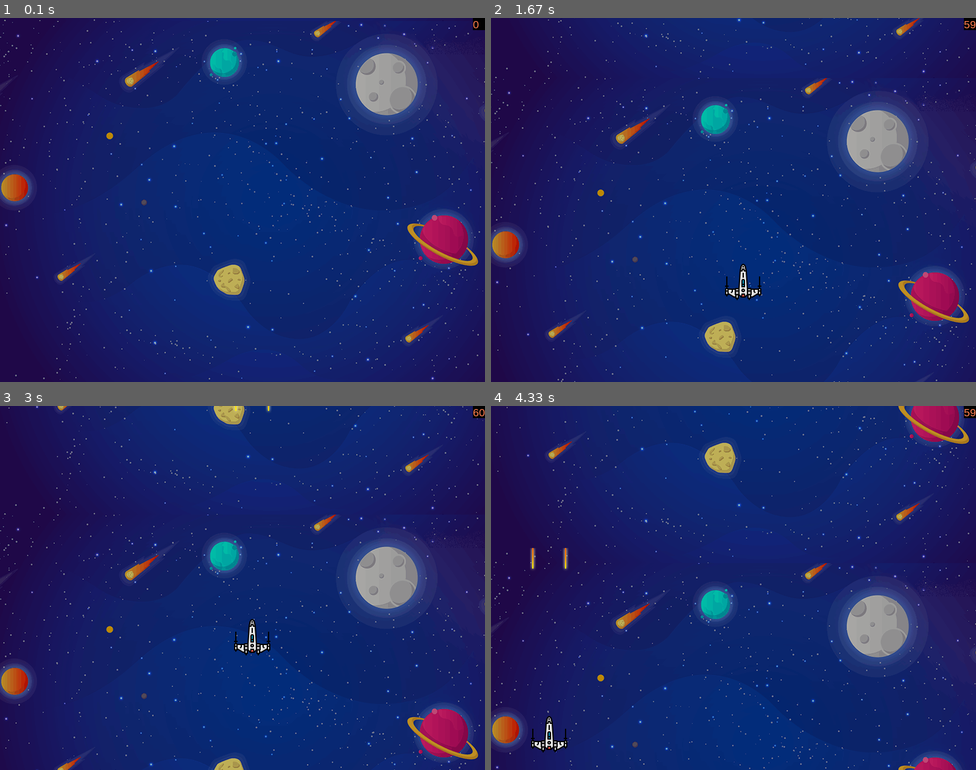
Above: before the commit, frames 1-4 (two rows, left to right).
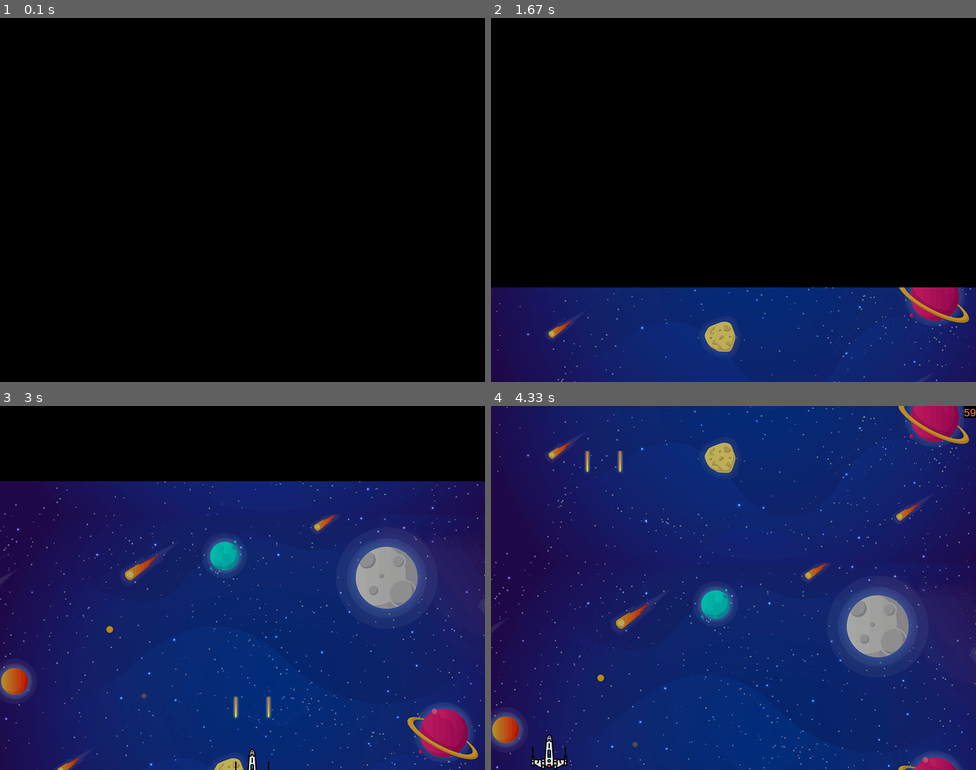
Above: after the commit, the same moments.

Repository: blamerra/pySpaceInvaders
Game: pygame game, started from main.py
The game is run twice, just before and just after one commit, with the same random seed, the same clock (stepped at 60 frames per second) and the same inputs.
Inputs:
- Up to frame 1 (0.1 s): no input
- Up to frame 2 (1.67 s): tap Space at 0.33 s
- Up to frame 3 (3 s): tap Space at 1.67, 2.57, 2.87 s
- Up to frame 4 (4.33 s): hold Left 3.5-4.03 s; tap Space at 3.57, 3.87, 4.13 s; hold Down from 4.07 s (still down)

The runs differ from the first frame. In frame 1, 100% of the frame differs, in the area x 0-100%, y 0-100%; in frame 2, 74%; in frame 3, 21%; in frame 4, 0.8%.

Commit message:
frontend animation

Diff:
--- a/game.py
+++ b/game.py
@@ -2,6 +2,7 @@
 from settings import Settings
 from sprites.audio import Audio
 from sprites.background import Background
+from sprites.frontend import Frontend
 from sprites.bullet import Bullet
 from sprites.player import Player
 from sprites.fps import Fps
@@ -27,10 +28,11 @@
         self.audio = Audio()
         self.bullet = Bullet()
         self.background = Background()
+        self.frontend = Frontend(self.screen)
         self.fps = Fps()
         self.player = Player()
         self.sprites = pygame.sprite.Group()
-        self.sprites.add(self.audio, self.background, self.bullet, self.player, self.fps)
+        self.sprites.add(self.audio, self.background, self.bullet, self.player, self.fps, self.frontend)
 
         # Main loop running variables
         self.running = 1
@@ -45,8 +47,6 @@
             if event.type == pygame.KEYDOWN:
                 if event.key == self.SETTINGS.shortcut_pause:
                     self.pause = not self.pause
-                if event.key == self.SETTINGS.shortcut_background_scroll_pause:
-                    self.background.pause()
                 if event.key == self.SETTINGS.shortcut_fire:
                     self.bullet.fire(self.player.rect.x, self.player.rect.y)
 
--- a/sprites/audio.py
+++ b/sprites/audio.py
@@ -30,8 +30,6 @@
         play_sound = True if random() < self.SETTINGS.player_sound_random_probability else False
 
         if play_sound and ((pygame.time.get_ticks() - self.sound_last_play_time) > self.sound_delay):
-            print("SOUND: " + str(self.sound_index))
-
             self.current_sound.stop()
             self.current_sound = pygame.mixer.Sound(self.sounds[self.sound_index])
             self.current_sound.set_volume(self.SETTINGS.player_sound_random_volume)
--- /dev/null
+++ b/sprites/frontend.py
@@ -0,0 +1,25 @@
+import pygame
+from settings import Settings
+
+
+class Frontend(pygame.sprite.Sprite):
+    SETTINGS = Settings()
+
+    def __init__(self, screen):
+        super().__init__()
+
+        color_black = (0, 0, 0)
+        self.rectangle_height = self.SETTINGS.screen_height
+
+        # Create transparent surface
+        self.image = pygame.Surface((self.SETTINGS.screen_width, (self.SETTINGS.screen_height * 2))).convert_alpha()
+        self.image.fill((0, 0, 0, 0))
+        rectangle = pygame.Rect(0, 0, self.SETTINGS.screen_width, self.rectangle_height * 1.4)
+        self.rect = pygame.draw.rect(self.image, color_black, rectangle)
+
+        # Animation seed
+        self.speed = 4
+
+    def update(self):
+        if self.rect.y < self.rectangle_height:
+            self.rect.y -= self.speed
--- a/sprites/player.py
+++ b/sprites/player.py
@@ -12,14 +12,14 @@
         self.image = pygame.image.load(self.SETTINGS.player_image)
         self.rect = self.image.get_rect()
         self.rect.x = (self.SETTINGS.screen_width - (self.rect.width // 2)) // 2
-        self.rect.y = (self.SETTINGS.screen_height + 100) # lo situamos fuera de la pantalla
+        self.rect.y = (self.SETTINGS.screen_height + 500) # lo situamos fuera de la pantalla
 
         self.speed = self.SETTINGS.player_speed
         self.vertical_move = self.SETTINGS.player_vertical_move
 
         # Start Animation
         self.start = 1
-        self.start_top_y = (self.SETTINGS.screen_height - 250)
+        self.start_top_y = (self.SETTINGS.screen_height - (self.SETTINGS.screen_height * 0.2))
         self.start_speed = self.speed * 0.3  # Se hace la entrada mas lenta
     def move_up(self):
         if (self.rect.y > 0) & self.vertical_move:
